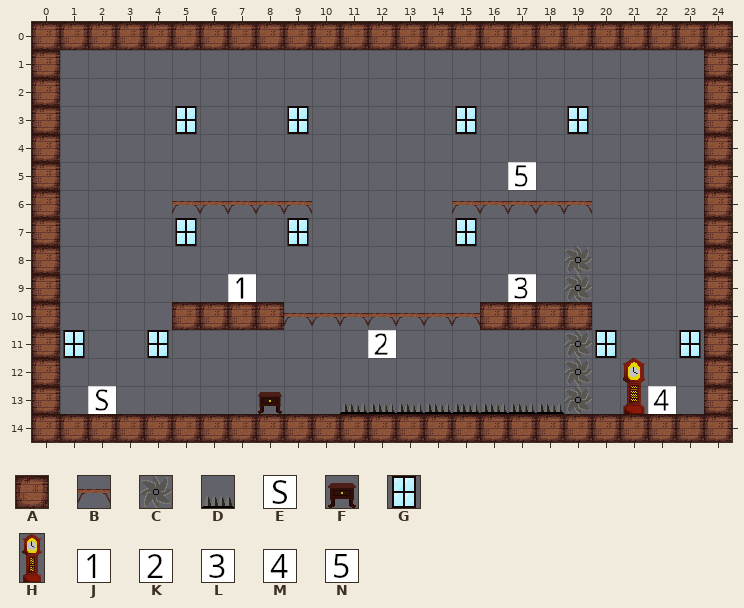
Level history. Tiled map: editor/LevelSpikeRedux.tmx. The picture above was drawn from the file before the commit.
Cells are 32x32 px. Shown: x 0..24, y 0..14.
Key: from "Base": A 1 "block", B 2 "plat", C 3 "saw", D 4 "spikes", E 5 "s", F 20 "drawer", G 22 "window", H 24 "clock", J 100 "1", K 101 "2", L 102 "3", M 103 "4", N 104 "5".
_ is an empty cell.
Layer "Tile Layer 1" before, first column x 0:
 0 AAAAAAAAAAAAAAAAAAAAAAAAA
 1 A_______________________A
 2 A_______________________A
 3 A____G___G_____G___G____A
 4 A_______________________A
 5 A________________N______A
 6 A____BBBBB_____BBBBB____A
 7 A____G___G_____G________A
 8 A__________________C____A
 9 A______J_________L_C____A
10 A____AAAABBBBBBBAAAA____A
11 AG__G_______K______CG__GA
12 A__________________C____A
13 A_E_____F__DDDDDDDDC_HM_A
14 AAAAAAAAAAAAAAAAAAAAAAAAA
Now the later version:
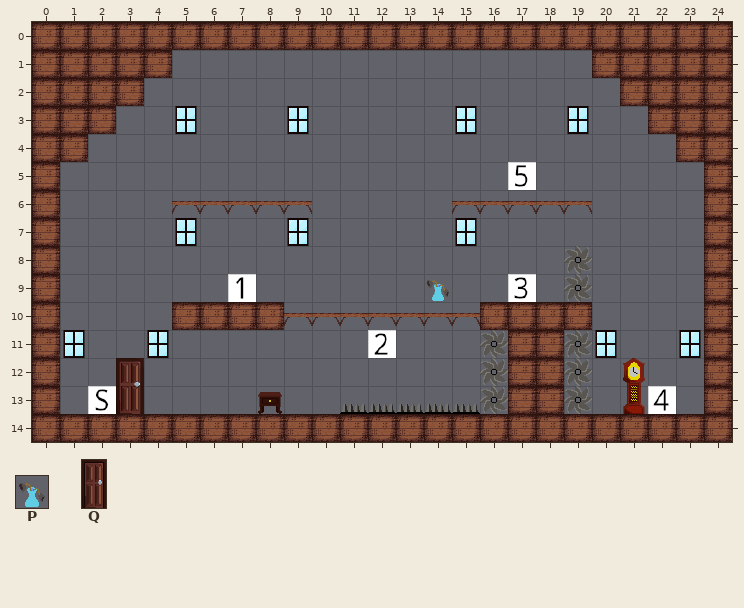
Further tiles: from "Base": P 21 "vase", Q 23 "door".
Edits made:
Layer "Tile Layer 1":
y 1: x 1..4 ____ -> AAAA; x 20..23 ____ -> AAAA
y 2: x 1..3 ___ -> AAA; x 21..23 ___ -> AAA
y 3: x 1..2 __ -> AA; x 22..23 __ -> AA
y 4: x 1 _ -> A; x 23 _ -> A
y 9: x 14 _ -> P
y 11..12: x 16..18 ___ -> CAA
y 13: x 3 _ -> Q; x 16..18 DDD -> CAA
Boxes around the changes in both pictures, in picture pixels (x1, y1, x2, y2):
added: (60, 50, 172, 162)
added: (592, 50, 704, 162)
added: (427, 280, 449, 301)
changed: (480, 330, 564, 414)
added: (116, 358, 144, 414)
